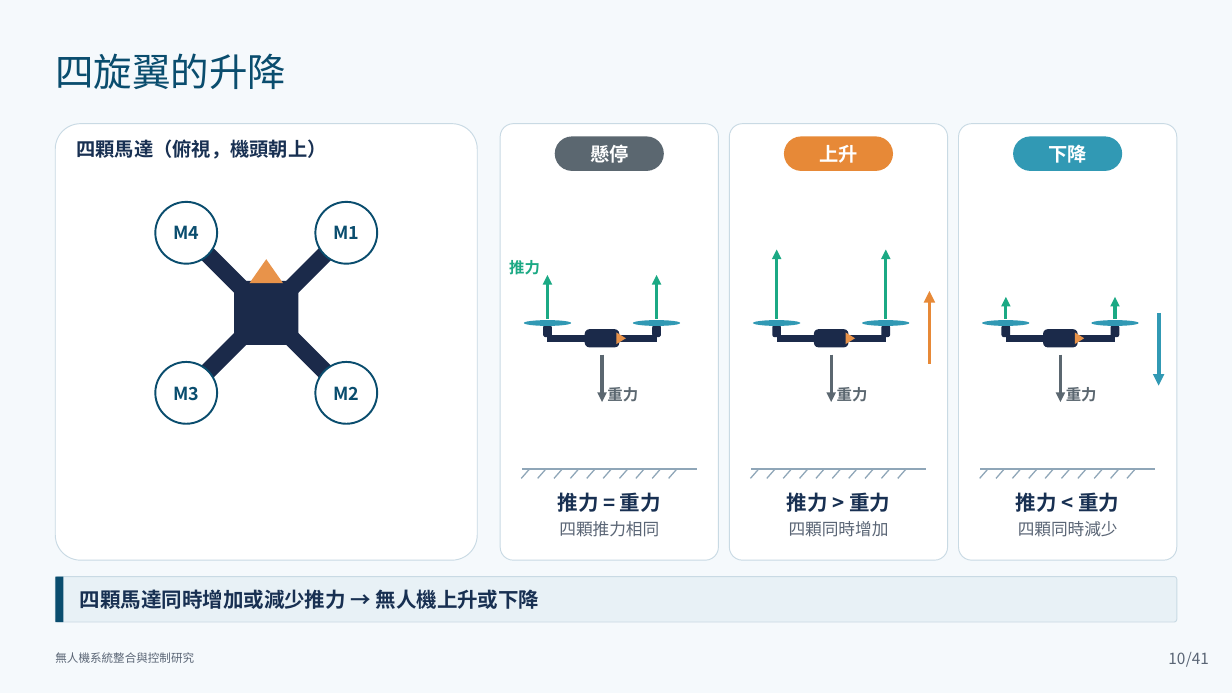
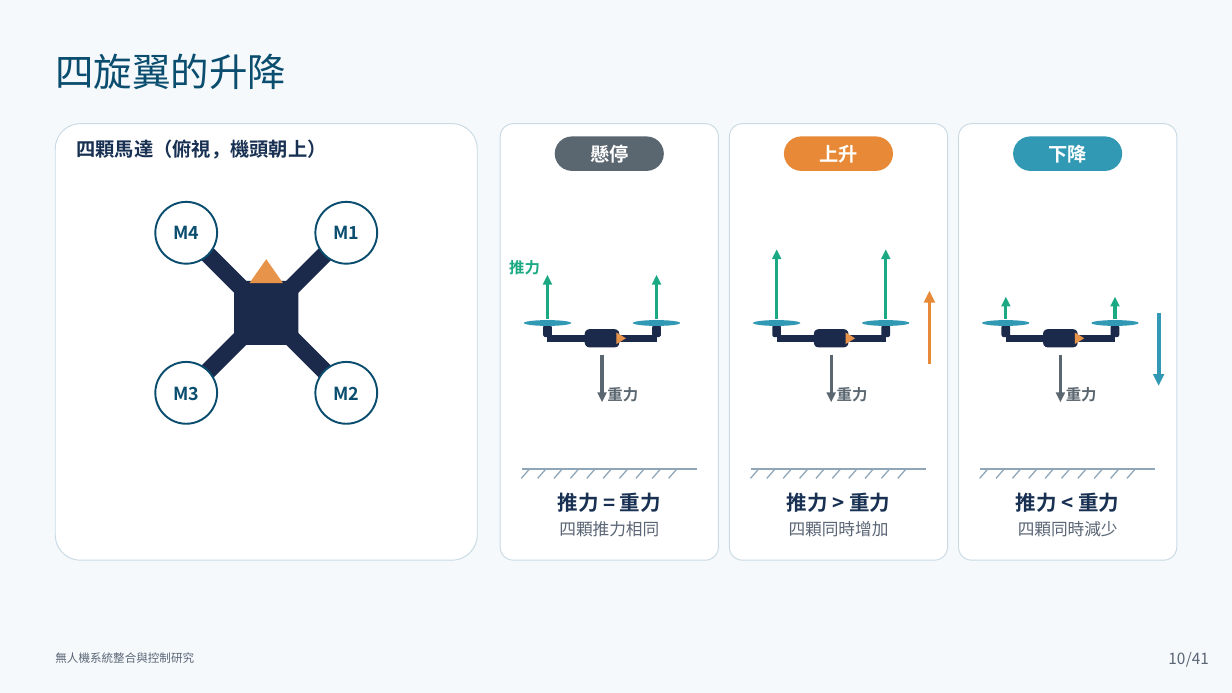
Before and after one commit to lingken1028/-, a slide deck: slide 10 of 無人機系統整合與控制研究_口試簡報 2.pptx. Drawn at 1232x693 pixels with LibreOffice and Linux fonts; fonts in the diff are those of the drawing. Boxes give left, top, right and bottom in pixels: in the first picture for what was removed or moved away, otherwise in the second. Text is boxed around its words. In the diff, an @@ line names an element or a change of style, - is before the commit and + after.

```diff
--- a/無人機系統整合與控制研究_口試簡報 2.pptx
+++ b/無人機系統整合與控制研究_口試簡報 2.pptx
@@ rounded rectangle removed at bbox=[55, 577, 1177, 622] @@
@@ rounded rectangle removed at bbox=[55, 577, 64, 622] @@
@@ text removed at bbox=[80, 589, 540, 609] @@
-四顆馬達同時增加或減少推力 → 無人機上升或下降
```
Also in this commit, not shown: 11 other slides changed.
